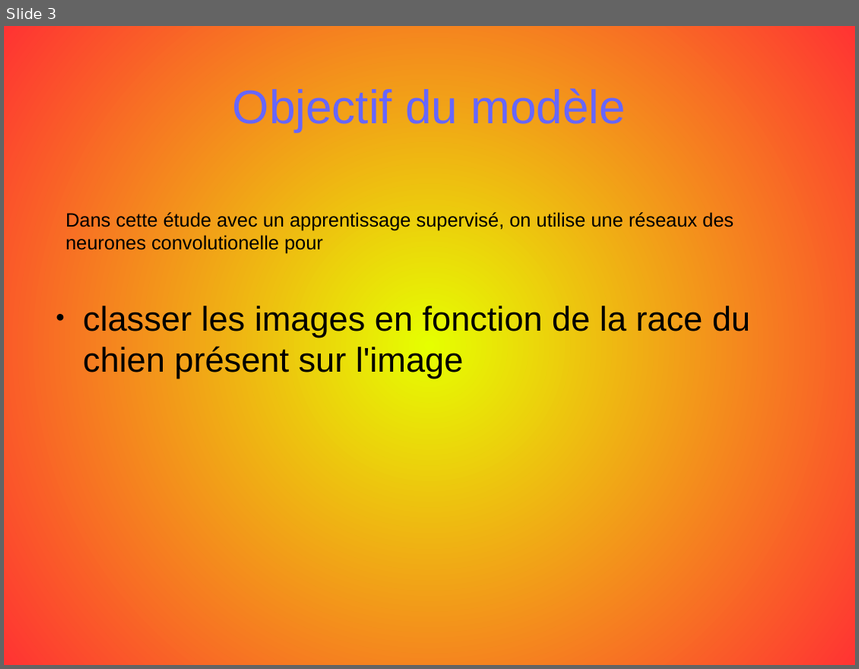
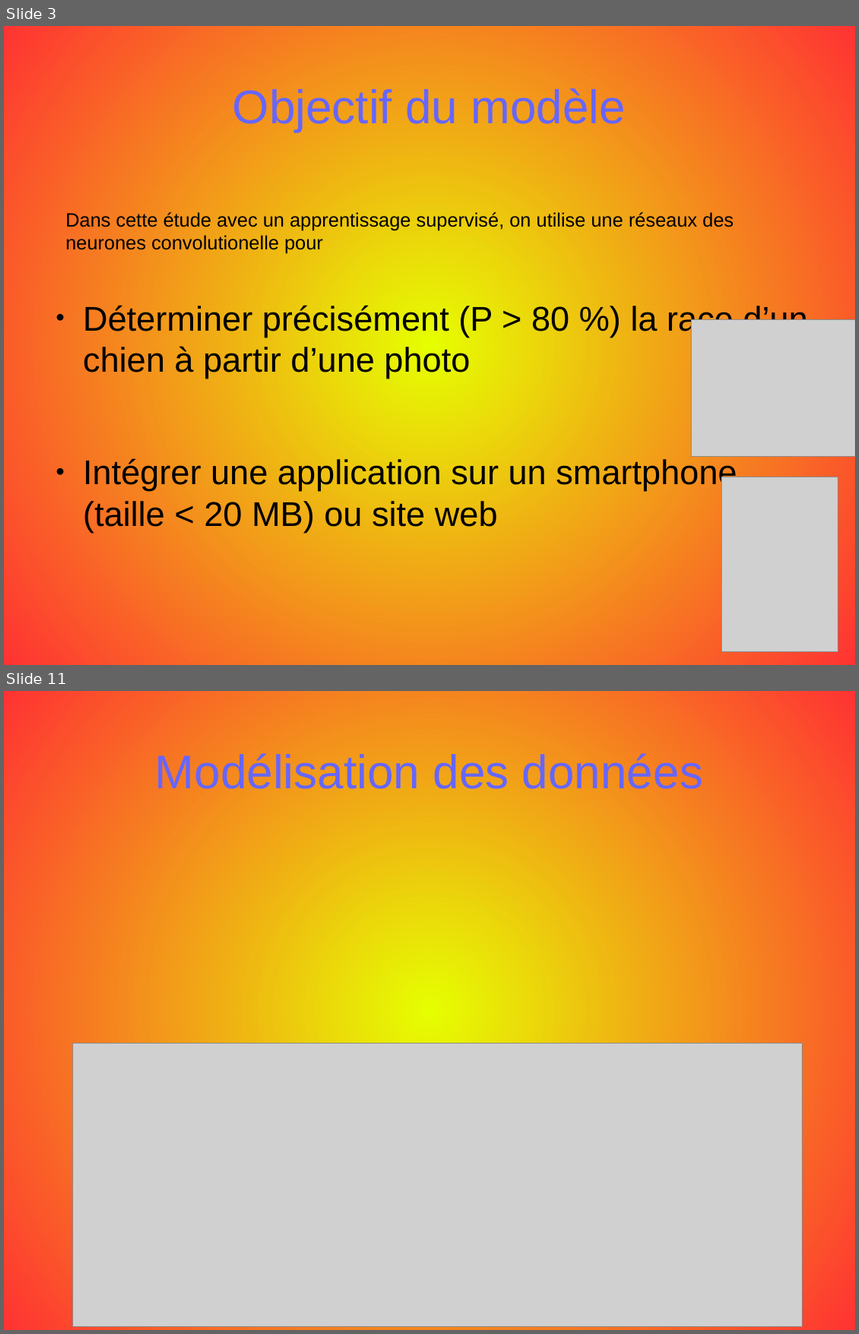
Before and after one commit to opsabarsec/Dog-pictures-classification-by-Deep-Learning, a slide deck: documentation/presentation/P6_presentation.odp. Shown one above the other, each under a label of ours: slide 3 before the commit, slides 3 and 11 after it; the slides between them are not shown. The pictures are 859x669 and 859x1334 pixels, drawn with LibreOffice and Linux fonts; fonts in the diff are those of the drawing; grey boxes stand for pictures. Boxes give left, top, right and bottom in pixels: in the first picture for what was removed or moved away, otherwise in the second. Text is boxed around its words. In the diff, an @@ line names an element or a change of style, - is before the commit and + after.

```diff
--- a/documentation/presentation/P6_presentation.odp
+++ b/documentation/presentation/P6_presentation.odp
@@ slide 11 added at <box>4,691,855,1330</box>, background gradient #E6FF00 to #FF3333 @@
@@ title added at <box>155,753,703,789</box>, 44 pt, text #6666FF @@
+Modélisation des données
@@ picture added at <box>72,1043,802,1326</box> @@
@@ slide 3 changed as well @@
@@ text at <box>83,303,808,532</box>: text changed @@
-● classer les images en fonction de la race du chien présent sur l'image
+● Déterminer précisément (P > 80 %) la race d’un chien à partir d’une photo
+● Intégrer une application sur un smartphone (taille < 20 MB) ou site web
@@ picture added at <box>692,319,855,456</box> @@
@@ picture added at <box>721,477,838,651</box> @@
```
Also in this commit, not shown: 2 other slides changed, 11 other slides added, 3 other files.
